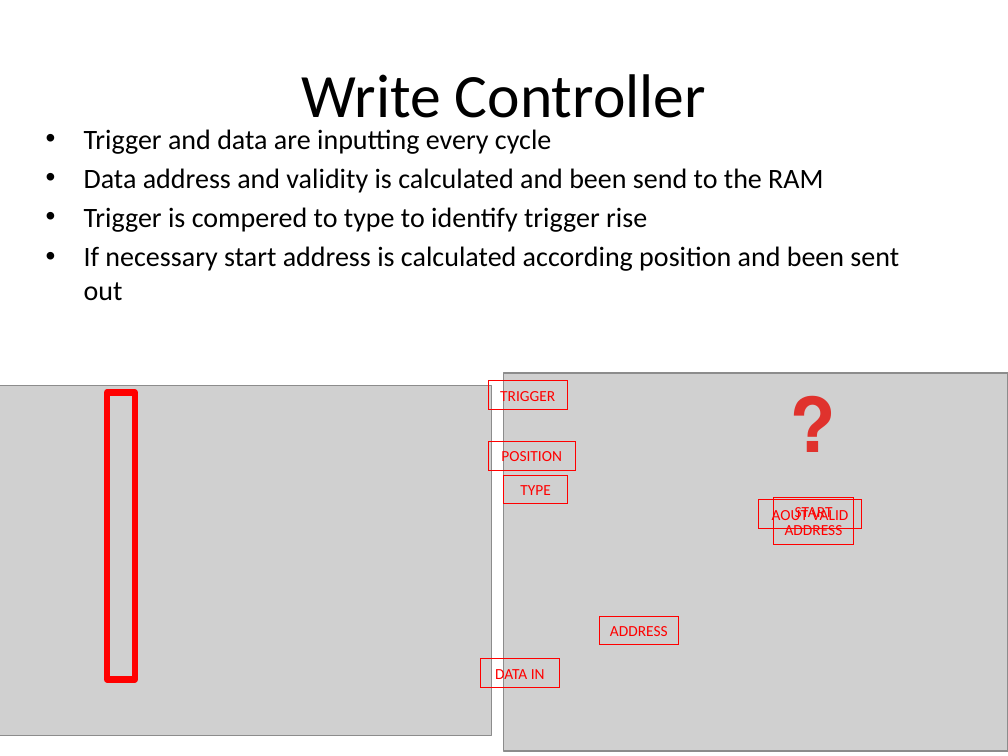
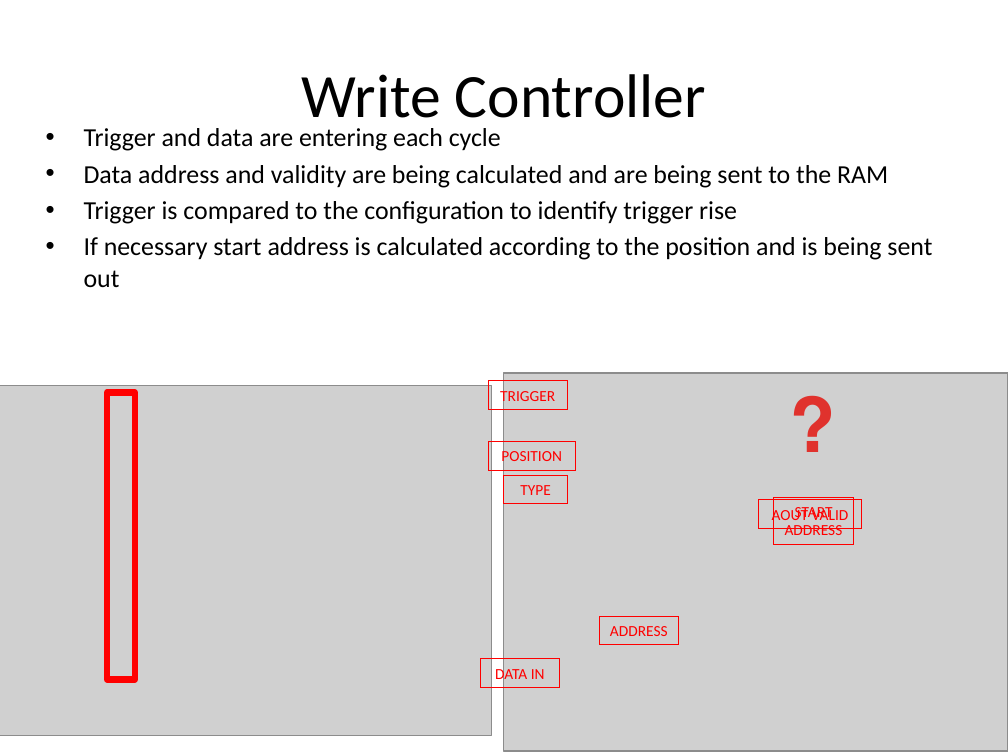
Before and after one commit to battellino/moran-zvika-project, a slide deck: slide 12 of presentation/final/final.pptx. Drawn at 1008x756 pixels with LibreOffice and Linux fonts; fonts in the diff are those of the drawing; grey boxes stand for pictures; background and template pictures are left out. Boxes give left, top, right and bottom in pixels: in the first picture for what was removed or moved away, otherwise in the second. Text is boxed around its words. In the diff, an @@ line names an element or a change of style, - is before the commit and + after.

```diff
--- a/presentation/final/final.pptx
+++ b/presentation/final/final.pptx
@@ text at bbox=[84, 128, 932, 288]: text changed; size 20 to 18.5 pt @@
-• Trigger and data are inputting every cycle
-• Data address and validity is calculated and been send to the RAM
-• Trigger is compered to type to identify trigger rise
-• If necessary start address is calculated according position and been sent out
+• Trigger and data are entering each cycle
+• Data address and validity are being calculated and are being sent to the RAM
+• Trigger is compared to the configuration to identify trigger rise
+• If necessary start address is calculated according to the position and is being sent out
```
Also in this commit, not shown: 8 other slides changed.
